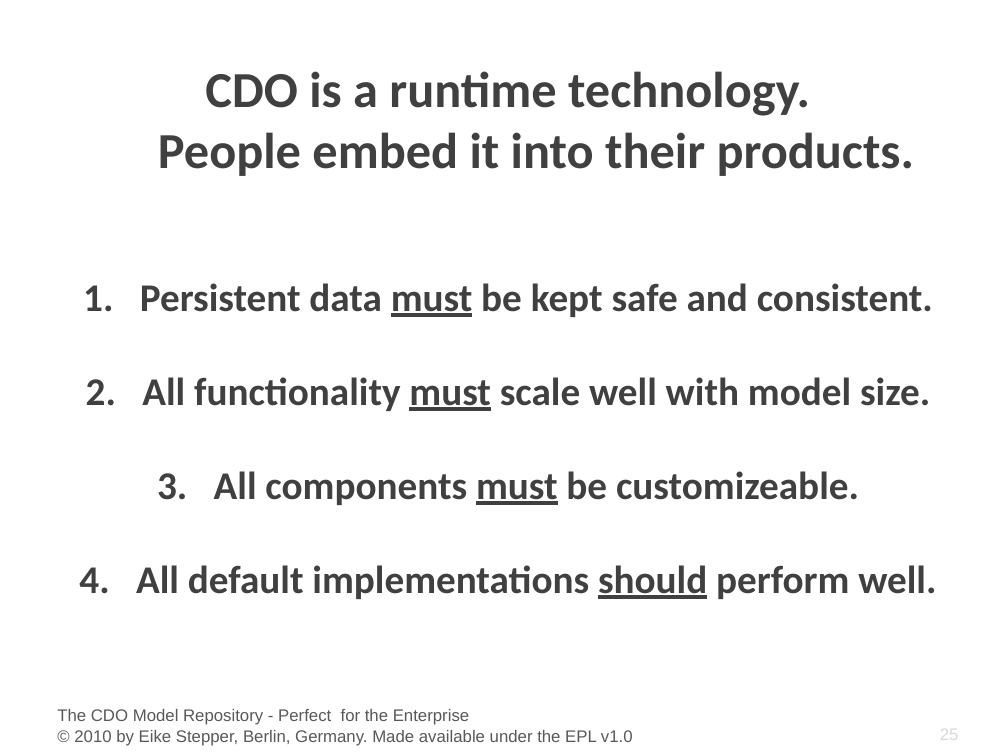
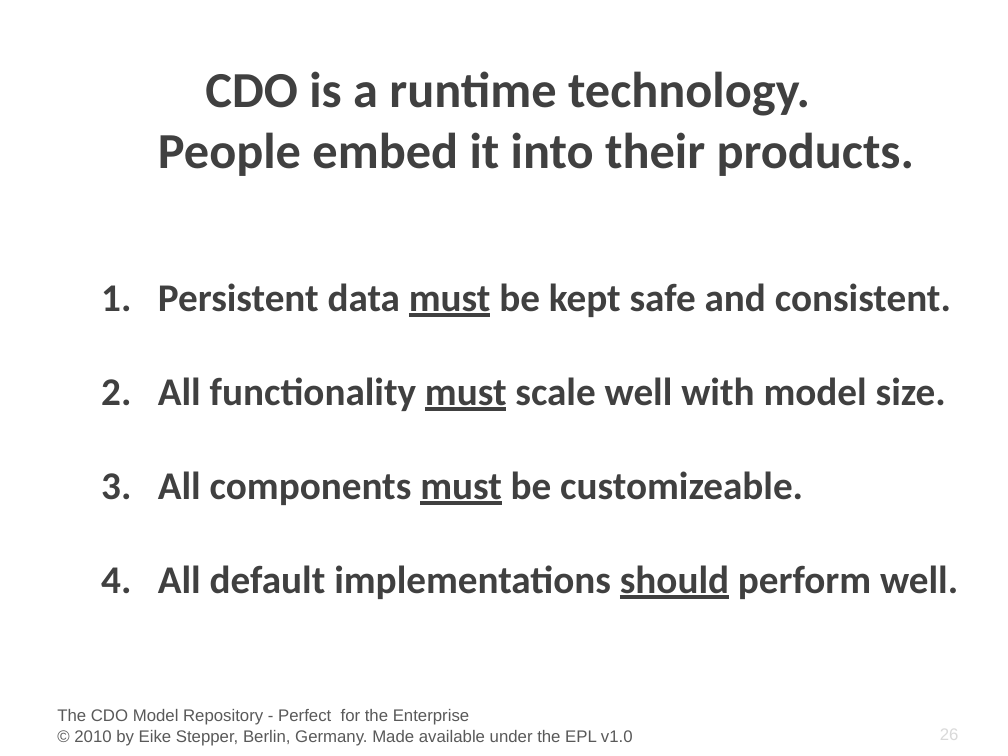
Before and after one commit to eclipse-cdo/cdo.www, a slide deck: slide 26 of documentation/presentations/EclipseModelingDayZurich2010/CDO_Enterprise.pptx (slide 25 before the commit). Drawn at 1008x756 pixels with LibreOffice and Linux fonts; fonts in the diff are those of the drawing; background and template pictures are left out. Boxes give left, top, right and bottom in pixels: in the first picture for what was removed or moved away, otherwise in the second. Text is boxed around its words. In the diff, an @@ line names an element or a change of style, - is before the commit and + after.

```diff
--- a/documentation/presentations/EclipseModelingDayZurich2010/CDO_Enterprise.pptx
+++ b/documentation/presentations/EclipseModelingDayZurich2010/CDO_Enterprise.pptx
@@ text "Persistent data must be kept ...": place and size @@
-text "Persistent data must be kept ..." at bbox=[136, 283, 936, 599]
+text "Persistent data must be kept ..." at bbox=[158, 283, 958, 599]
@@ text "Persistent data must be kept ..." at bbox=[158, 283, 958, 599]: alignment centre to left @@
```
Also in this commit, not shown: 1 slide added, 4 other files.
